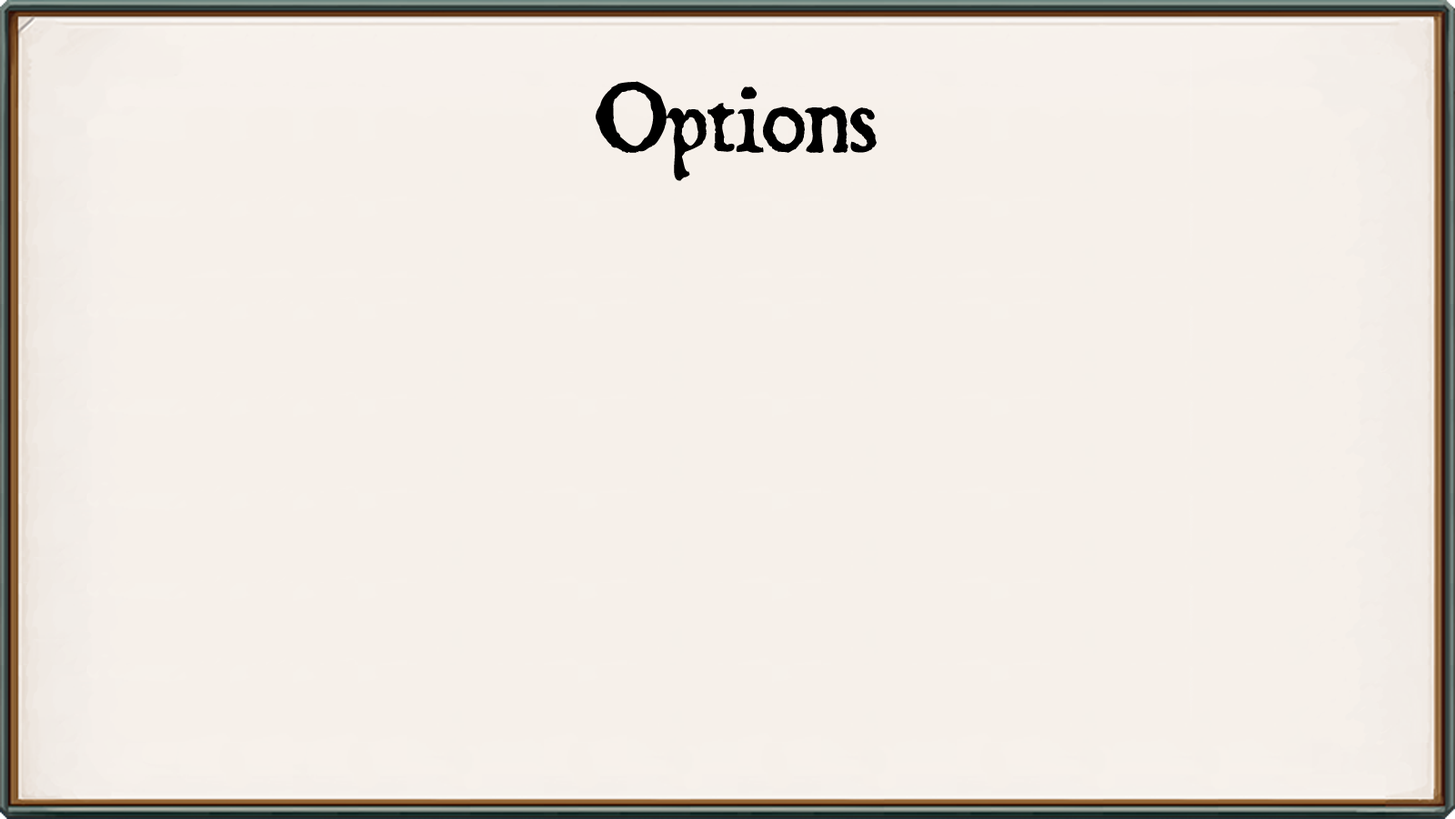
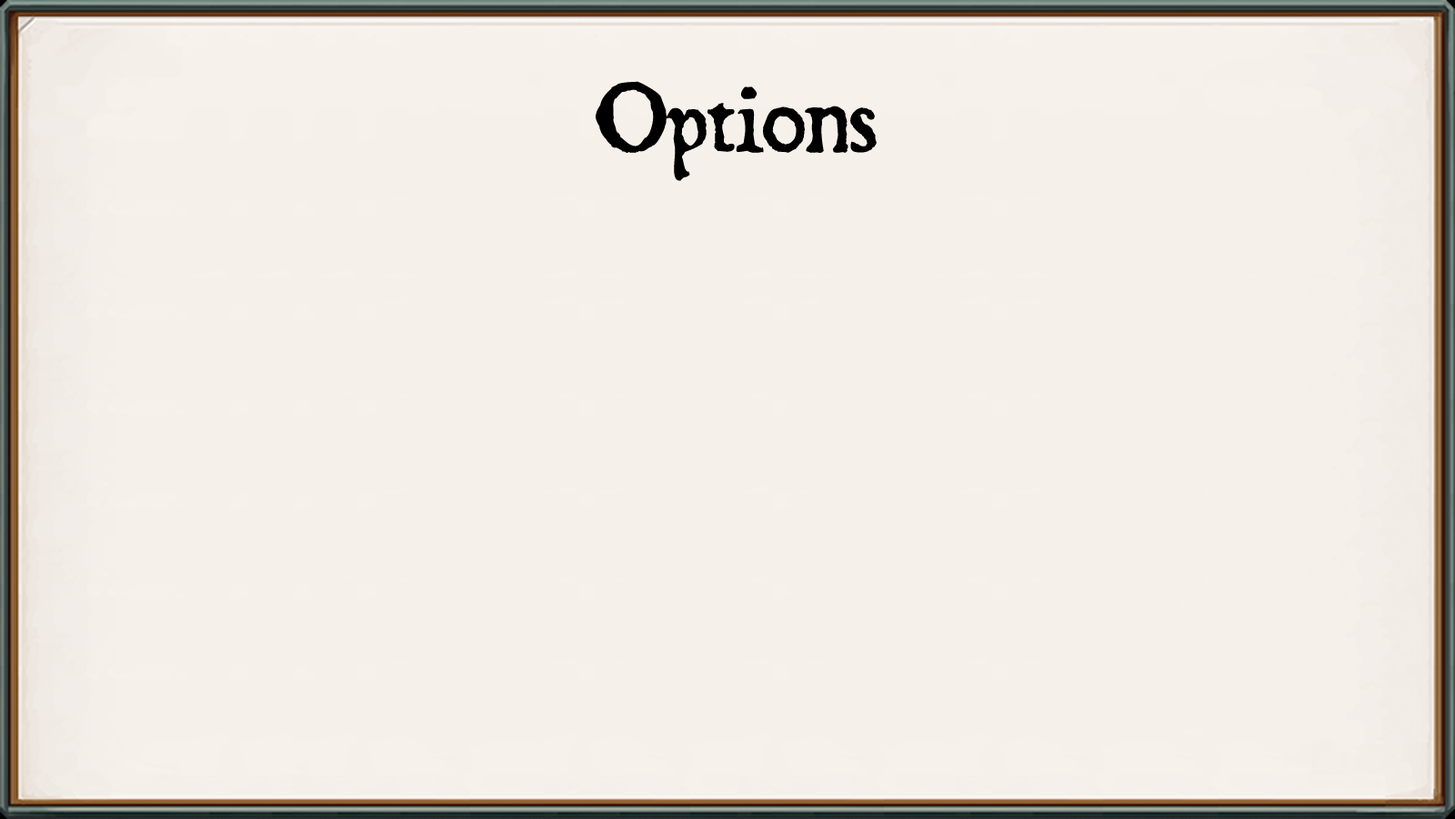
Before/after of a w=1455, h=819 layered artwork. What changed in the layer stack:
renamed "Layer 11" to "Layer 12", painted on it over (0, 0, 1455, 819)
painted on "Background" over (0, 0, 1455, 819)
